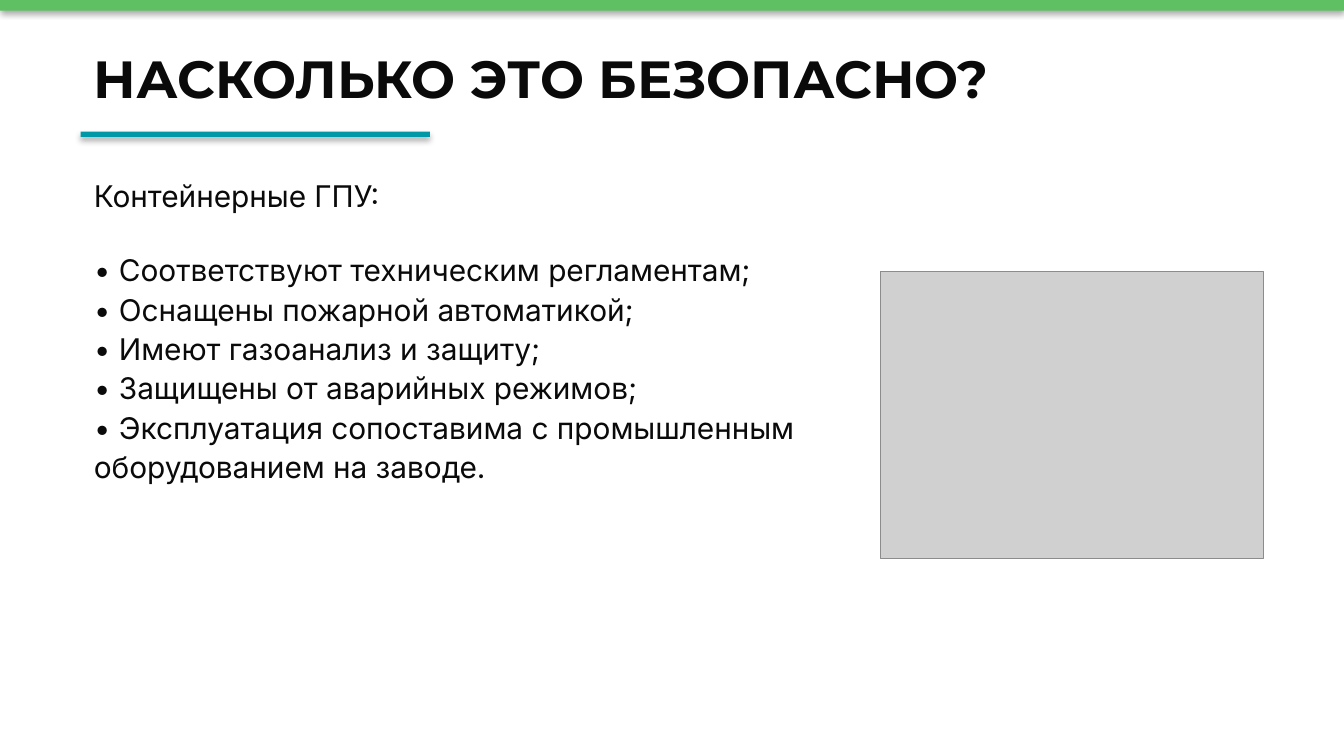
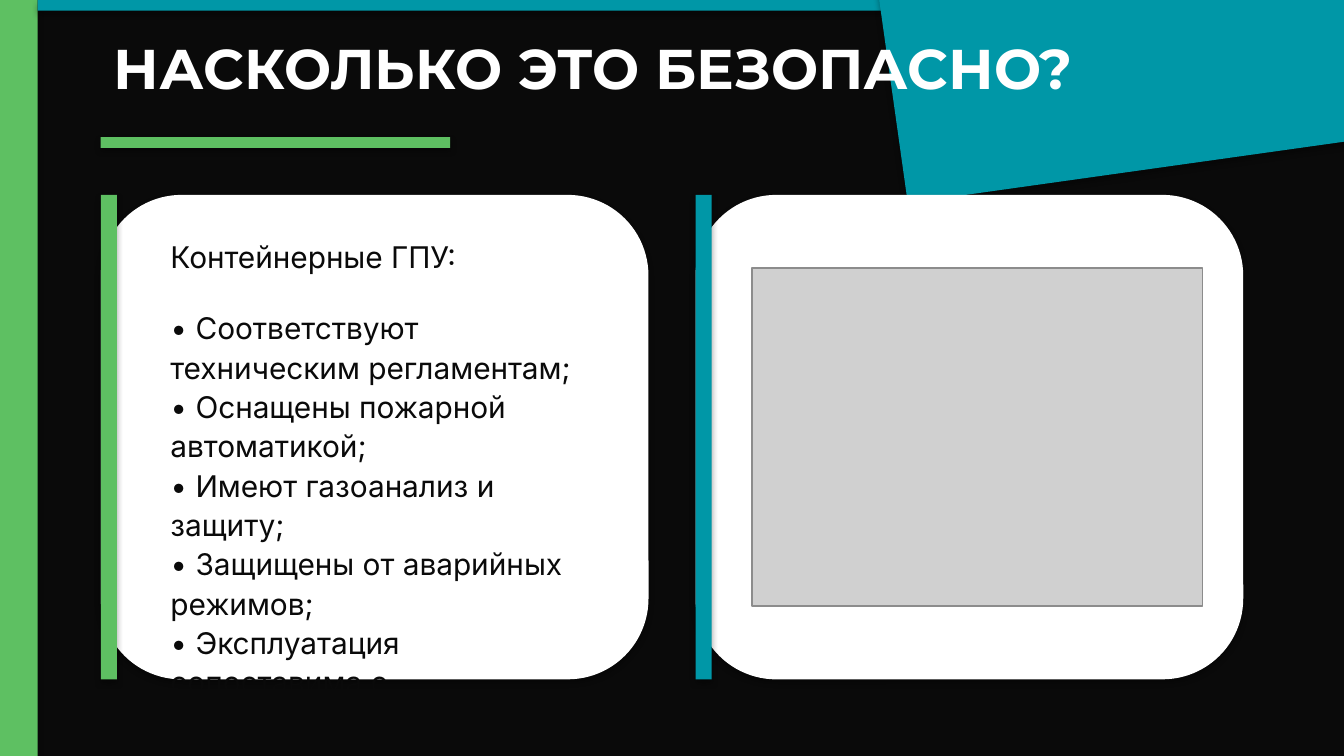
Before and after one commit to Machibo/remote, a slide deck: slide 11 of output/redesign.pptx. Drawn at 1344x756 pixels with LibreOffice and Linux fonts; fonts in the diff are those of the drawing; grey boxes stand for pictures. Boxes give left, top, right and bottom in pixels: in the first picture for what was removed or moved away, otherwise in the second. Text is boxed around its words. In the diff, an @@ line names an element or a change of style, - is before the commit and + after.

```diff
--- a/output/redesign.pptx
+++ b/output/redesign.pptx
@@ rectangle added at bbox=[0, 0, 1344, 755], fill #0A0A0A @@
@@ rectangle added at bbox=[0, 0, 38, 755], fill #5EC062 @@
@@ rectangle: place and size @@
-rectangle at bbox=[0, 0, 1344, 11]
+rectangle at bbox=[38, 0, 1344, 11]
@@ rectangle at bbox=[38, 0, 1344, 11]: fill #5EC062 to #0097A7 @@
@@ text "НАСКОЛЬКО ЭТО БЕЗОПАСНО?": place and size @@
-text "НАСКОЛЬКО ЭТО БЕЗОПАСНО?" at bbox=[94, 60, 988, 99]
+text "НАСКОЛЬКО ЭТО БЕЗОПАСНО?" at bbox=[114, 34, 1073, 102]
@@ text "НАСКОЛЬКО ЭТО БЕЗОПАСНО?" at bbox=[114, 34, 1073, 102]: size 28 to 30 pt, text colour #0A0A0A to #FFFFFF; line spacing 1.1 to 1 @@
@@ rectangle added at bbox=[872, 0, 1344, 203], fill #0097A7 @@
@@ rectangle: place and size @@
-rectangle at bbox=[81, 132, 430, 137]
+rectangle at bbox=[101, 137, 450, 148]
@@ rectangle at bbox=[101, 137, 450, 148]: fill #0097A7 to #5EC062 @@
@@ rounded rectangle added at bbox=[101, 195, 649, 679], fill #FFFFFF @@
@@ rectangle added at bbox=[101, 195, 117, 679], fill #5EC062 @@
@@ rounded rectangle added at bbox=[695, 195, 1243, 679], fill #FFFFFF @@
@@ rectangle added at bbox=[695, 195, 711, 679], fill #0097A7 @@
@@ text "Контейнерные ГПУ:": place and size @@
-text "Контейнерные ГПУ:" at bbox=[94, 184, 379, 213]
+text "Контейнерные ГПУ:" at bbox=[170, 245, 456, 274]
@@ picture: place and size @@
-picture at bbox=[880, 271, 1263, 559]
+picture at bbox=[751, 267, 1202, 606]
@@ text "• Соответствуют техническим регламентам;" rewrapped from bbox=[94, 259, 794, 485] to bbox=[170, 317, 570, 680] @@
```
Also in this commit, not shown: 19 other slides changed, 1 other file.
